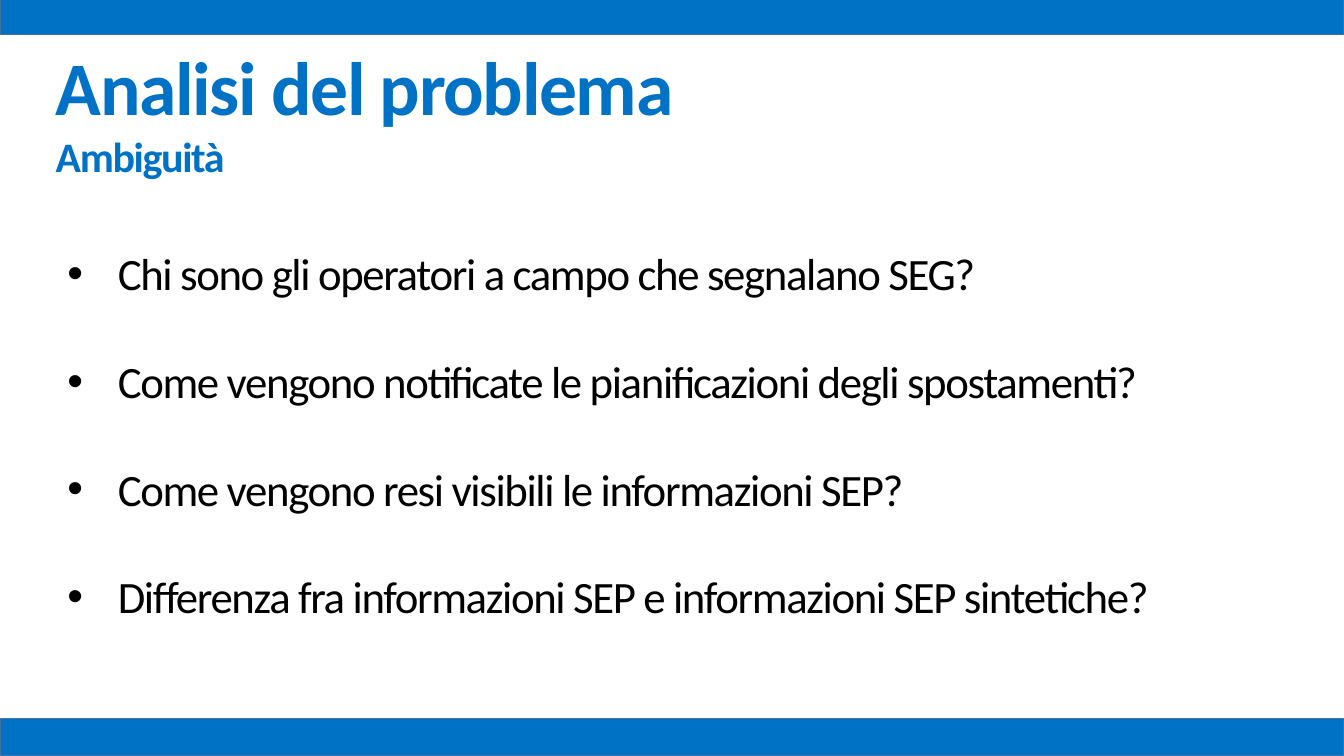
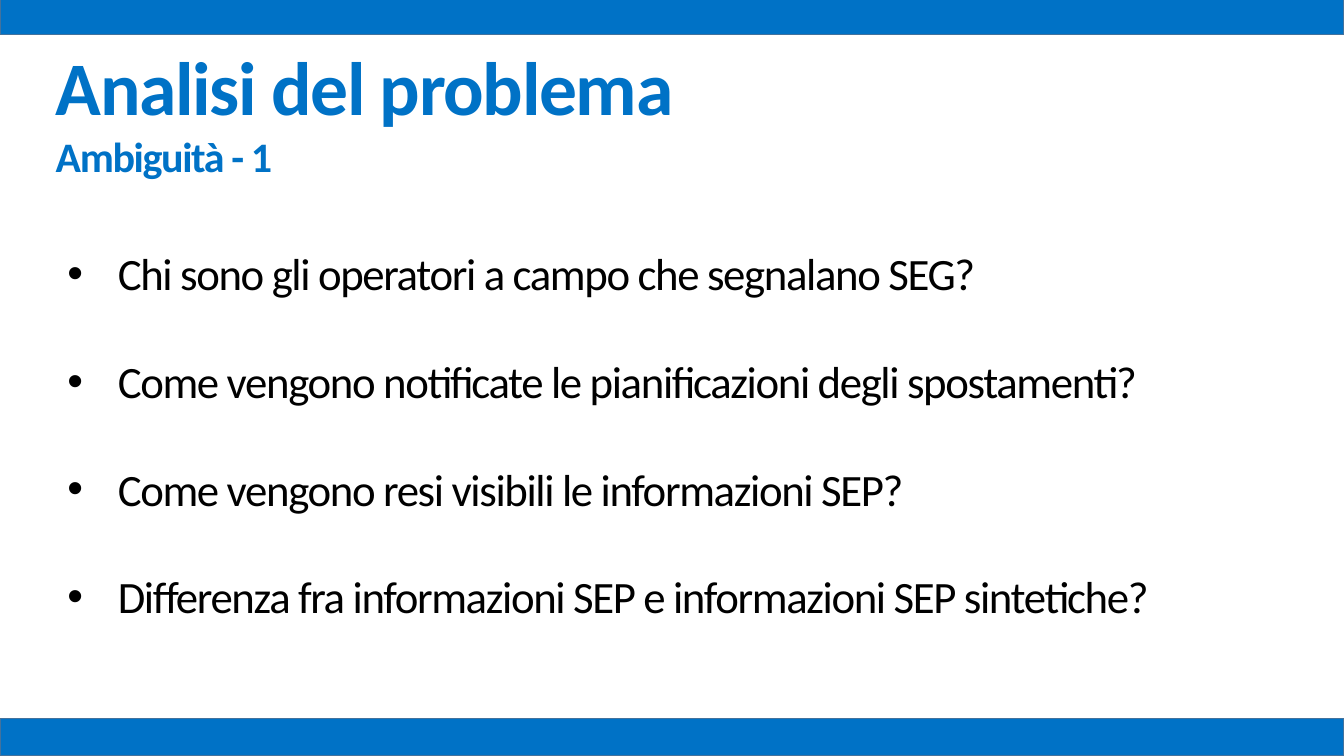
Before and after one commit to mz1991/ProgettoFebbraio2015, a slide deck: slide 6 of Febbraio 2015.pptx (slide 10 before the commit). Drawn at 1344x756 pixels with LibreOffice and Linux fonts; fonts in the diff are those of the drawing. Boxes give left, top, right and bottom in pixels: in the first picture for what was removed or moved away, otherwise in the second. Text is boxed around its words. In the diff, an @@ line names an element or a change of style, - is before the commit and + after.

```diff
--- a/Febbraio 2015.pptx
+++ b/Febbraio 2015.pptx
@@ text at bbox=[56, 142, 272, 179]: text changed @@
-Ambiguità
+Ambiguità - 1
```
Also in this commit, not shown: 12 other slides changed, 1 other file.
